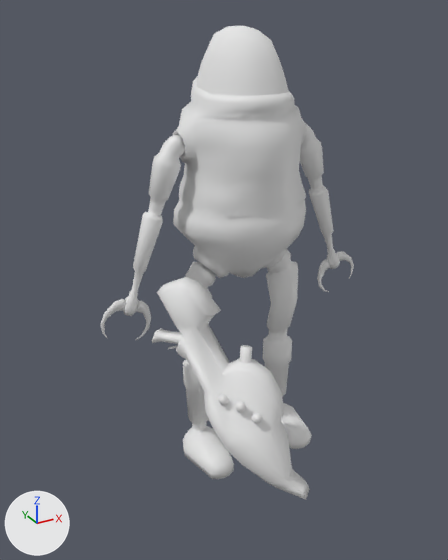
A saved change to the Blender file Tools/Models/Players/rustbot_v_3.blend.
Rendered twice from a 50 mm lens placed at (-41.6, -57.5, 47.1), pointed at (-4.5, 9.9, 13.3). Every picture has the same lights, and +X, +Y and +Z are marked at lower left.

In view in the first picture: 'alienblaster', 'rustbot_v_3.001', 'rustbothelmet'.
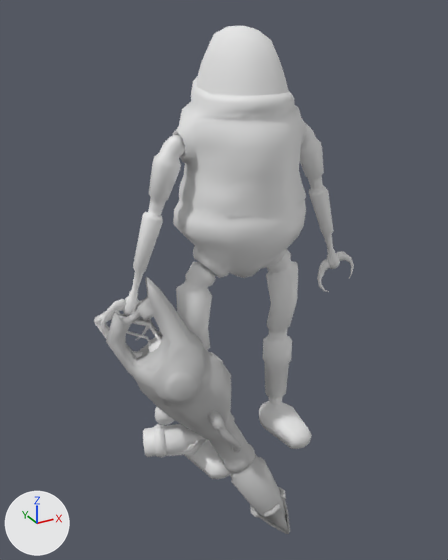
Where the change shows, as pixel boxes [x1, y1, x2, y2] in the pictures (448 x 560 px):
'newvaporizer', added: after [106, 277, 290, 534]
'alienblaster', hidden: before [152, 277, 310, 500]
'newflamethrower', added: after [94, 311, 232, 478]

Edits to the bpy script that builds the scene:
```text
Add mat_newvaporizer_tube_tga:
    mat_newvaporizer_tube_tga = principled_material('newvaporizer_Tube.tga')
    mat_newvaporizer_tube_tga.base_color = (0.5, 0.5, 0.5)  # grey #bcbcbc
Add me_newvaporizer:
    me_newvaporizer.from_pydata(...)  # 1104 vertices, 1124 faces; spans x -5.3..13.0, y -0.5..4.5, z -2.1..2.5
    me_newvaporizer.polygons.foreach_set('use_smooth', [True] * 1124)
    me_newvaporizer.materials.append(mat_newvaporizer_tube_tga)  # its picture is missing
Add me_newflamethrower:
    me_newflamethrower.from_pydata(...)  # 792 vertices, 768 faces; spans x -11.0..9.1, y -1.1..1.5, z -1.8..4.5
    me_newflamethrower.polygons.foreach_set('use_smooth', [True] * 768)
Change ob_alienblaster:
    ob_alienblaster.location: (-14.3, 44.3, 3.3) -> (-27.0, 49.1, 15.9)
    ob_alienblaster.rotation_euler: (-5.596, -0.613, 1.376) -> (-5.557, -0.902, 1.597)  # degrees (-321, -35, 79) -> degrees (-318, -52, 92)
    add ob_alienblaster.hide_viewport = True
Add ob_newvaporizer:
    ob_newvaporizer = bpy.data.objects.new('newvaporizer', me_newvaporizer)
    ob_newvaporizer.location = (-13.8, 4.8, 2.4)
    ob_newvaporizer.rotation_euler = (-0.364, 1.056, -0.61)  # degrees (-21, 61, -35)
    ob_newvaporizer.scale = (2.5, 2.5, 2.5)
Add ob_newflamethrower:
    ob_newflamethrower = bpy.data.objects.new('newflamethrower', me_newflamethrower)
    ob_newflamethrower.location = (-13.5, 9.8, -10.6)
    ob_newflamethrower.rotation_euler = (-0.137, 1.053, -0.514)  # degrees (-7.8, 60, -29)
    ob_newflamethrower.scale = (2.0, 2.0, 2.0)
```
